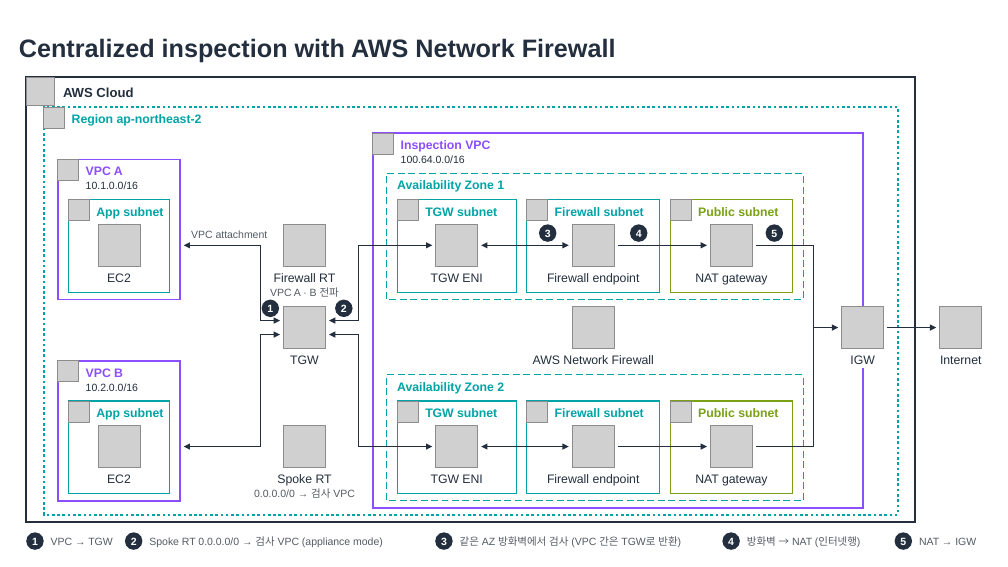
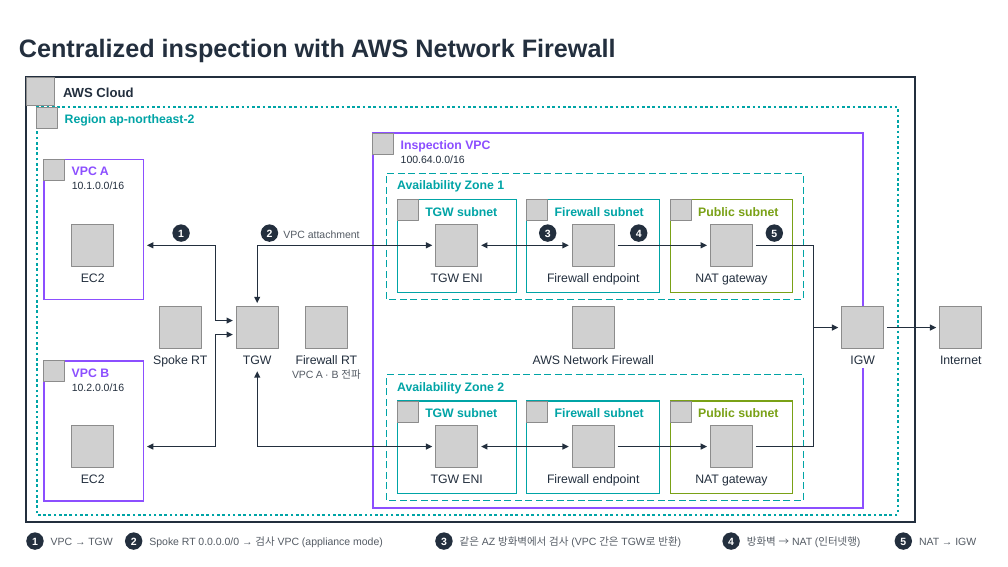
Before and after one commit to conft2k/skill-aws-arch-diagram, a slide deck: slide 5 of docs/examples/reference-architectures.pptx. Drawn at 1008x567 pixels with LibreOffice and Linux fonts; fonts in the diff are those of the drawing; grey boxes stand for pictures. Boxes give left, top, right and bottom in pixels: in the first picture for what was removed or moved away, otherwise in the second. Text is boxed around its words. In the diff, an @@ line names an element or a change of style, - is before the commit and + after.

```diff
--- a/docs/examples/reference-architectures.pptx
+++ b/docs/examples/reference-architectures.pptx
@@ picture: place and size @@
-picture at (44, 107, 65, 129)
+picture at (37, 107, 58, 129)
@@ rectangle: place and size @@
-rectangle at (44, 107, 898, 515)
+rectangle at (37, 107, 898, 515)
@@ text "Region ap-northeast-2": place and size @@
-text "Region ap-northeast-2" at (72, 114, 202, 126)
+text "Region ap-northeast-2" at (65, 114, 195, 126)
@@ rectangle: place and size @@
-rectangle at (57, 160, 180, 299)
+rectangle at (44, 160, 144, 299)
@@ text "1": place and size @@
-text "1" at (267, 304, 273, 312)
+text "1" at (178, 229, 184, 237)
@@ ellipse: place and size @@
-ellipse at (335, 299, 352, 317)
+ellipse at (172, 225, 190, 242)
@@ text "2": place and size @@
-text "2" at (341, 304, 347, 312)
+text "2" at (267, 229, 273, 237)
@@ ellipse: place and size @@
-ellipse at (262, 299, 279, 317)
+ellipse at (261, 225, 278, 242)
@@ text "VPC attachment": place and size @@
-text "VPC attachment" at (191, 230, 268, 238)
+text "VPC attachment" at (283, 230, 360, 238)
@@ text "VPC attachment" at (283, 230, 360, 238): alignment centre to left @@
@@ freeform shape: place and size @@
-freeform shape at (184, 246, 280, 321)
+freeform shape at (147, 246, 232, 321)
@@ freeform shape: place and size @@
-freeform shape at (329, 246, 433, 321)
+freeform shape at (257, 246, 432, 303)
@@ picture: place and size @@
-picture at (284, 426, 326, 468)
+picture at (160, 307, 202, 349)
@@ picture: place and size @@
-picture at (284, 307, 326, 349)
+picture at (236, 307, 278, 349)
@@ text "Spoke RT": place and size @@
-text "Spoke RT" at (277, 474, 332, 486)
+text "Spoke RT" at (153, 355, 207, 367)
@@ freeform shape: place and size @@
-freeform shape at (184, 335, 280, 447)
+freeform shape at (147, 335, 232, 447)
@@ text "TGW": place and size @@
-text "TGW" at (290, 355, 319, 364)
+text "TGW" at (243, 355, 272, 364)
@@ rectangle: place and size @@
-rectangle at (57, 361, 180, 501)
+rectangle at (44, 361, 144, 501)
@@ 4 texts, 2 pictures: place and size @@
-4 texts, 2 pictures at (57, 160, 138, 391)
+4 texts, 2 pictures at (44, 160, 124, 391)
@@ freeform shape: place and size @@
-freeform shape at (329, 335, 433, 447)
+freeform shape at (257, 371, 432, 447)
@@ 2 texts, 1 picture: place and size @@
-2 texts, 1 picture at (270, 225, 339, 297)
+2 texts, 1 picture at (292, 307, 360, 379)
@@ 2 pictures, 2 texts: place and size @@
-2 pictures, 2 texts at (98, 225, 141, 483)
+2 pictures, 2 texts at (72, 225, 114, 483)
@@ group removed at (68, 200, 355, 498): 3 texts, 2 rectangles, 2 pictures @@
-App subnet
-App subnet
-0.0.0.0/0 → 검사 VPC
```
Also in this commit, not shown: 7 other files.
